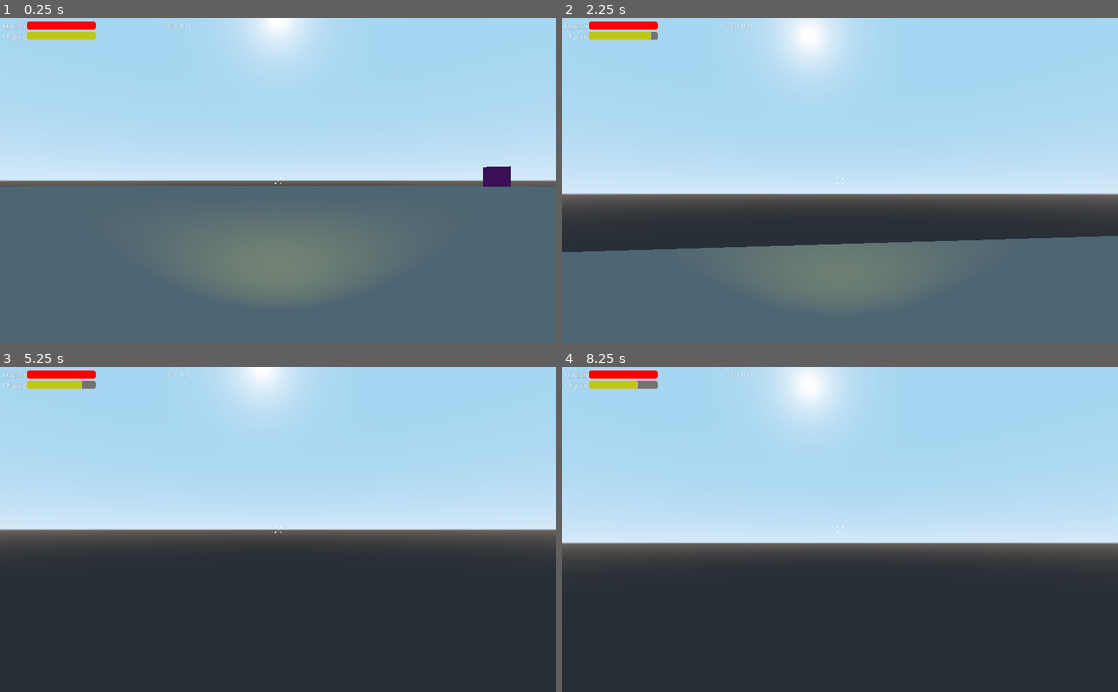
Above: before the commit, frames 1-4 (two rows, left to right).
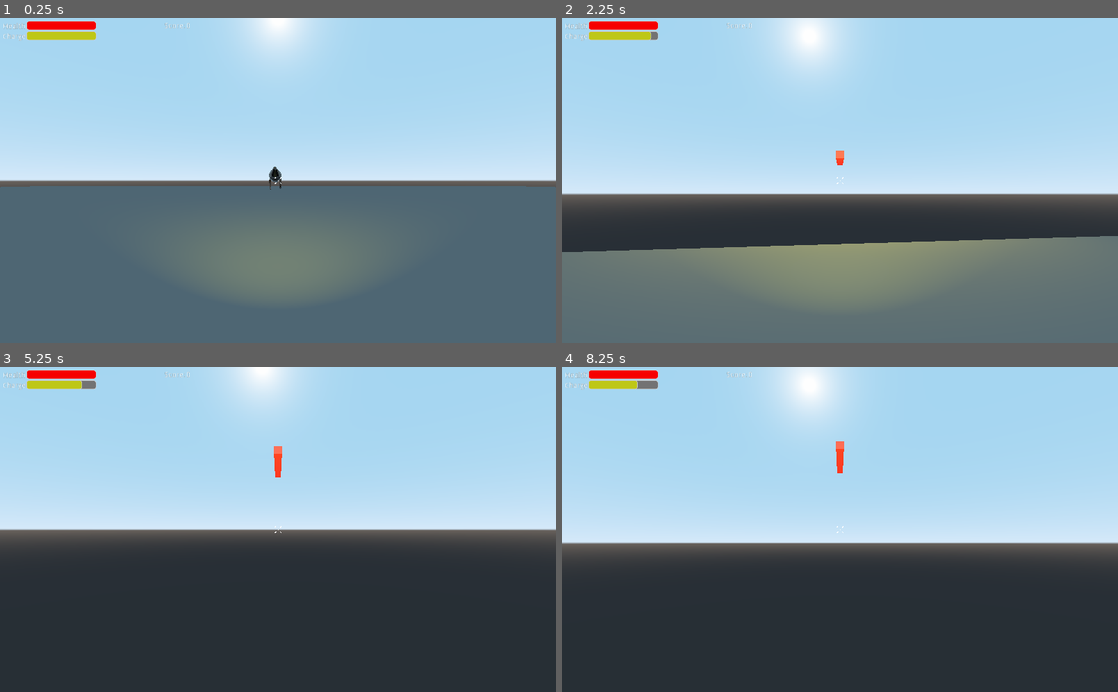
Above: after the commit, the same moments.

Repository: Bricode/BestGroupGameJam2021
Game: Godot game, scene res://Levels/TestingLasersLevel.tscn
The game is run twice, just before and just after one commit, with the same random seed, the same clock (stepped at 60 frames per second) and the same inputs. This scene is started directly instead of the project's main scene.
Inputs (mouse positions are in pixels of both pictures, inside the frame that each line leads up to):
- Up to frame 1 (0.25 s): no input
- Up to frame 2 (2.25 s): move the mouse to (867, 180) at 0.52 s; hold W (move_forward) from 0.53 s (still down); tap B (b) at 0.6, 1.35 s; tap Space (jump) at 0.77, 1.52 s; move the mouse to (812, 180) at 1.27 s; move the mouse to (851, 174) at 2.02 s; press the mouse at (851, 174) at 2.03 s
- Up to frame 3 (5.25 s): keep holding W (move_forward); tap B (b) at 2.3, 3.05, 3.6, 4.35 s; tap Enter at 2.75, 4.25 s; move the mouse to (272, 536) at 2.77 s; release the mouse at (272, 536) at 2.78 s; tap Shift (sprint) at 2.85 s; tap Space (jump) at 3.02, 3.5, 3.77, 4.52, 5 s; move the mouse to (316, 532) at 3.52 s; move the mouse to (233, 526) at 4.27 s; move the mouse to (283, 529) at 5.02 s; press the mouse at (283, 529) at 5.03 s
- Up to frame 4 (8.25 s): tap B (b) at 5.3, 6.05, 6.6, 7.35 s; tap Enter at 5.75 s; move the mouse to (817, 523) at 5.77 s; release W (move_forward) at 5.78 s; release the mouse at (817, 523) at 5.78 s; hold D (move_right) 5.78-6.53 s; tap Shift (sprint) at 5.85 s; tap Space (jump) at 6.02, 6.5, 6.77, 7.52 s; move the mouse to (867, 529) at 6.52 s; hold W (move_forward) from 6.53 s (still down); move the mouse to (812, 529) at 7.27 s; move the mouse to (851, 523) at 8.02 s; press the mouse at (851, 523) at 8.03 s

The runs differ from the first frame. In frame 1, 0.4% of the frame differs, in the area x 48-92%, y 45-53%; in frame 2, 8.9%, in the area x 3-98%, y 40-83%; in frame 3, 0.1%; in frame 4, 0.1%.
Error before the commit: Attempt to call function 'add_child' in base 'null instance' on a null instance. (res://Player/Player.gd:65)

Commit message:
Emu Model and Animation

Diff:
--- a/BestGroupGameJam2021/BlenderModels/EMU/EMU.tscn
+++ b/BestGroupGameJam2021/BlenderModels/EMU/EMU.tscn
@@ -536,6 +536,7 @@
 material/2 = null
 
 [node name="AnimationPlayer" type="AnimationPlayer" parent="."]
-"anims/EMUEMU attack " = SubResource( 4 )
+playback_speed = 2.0
+"anims/EMUEMU attack " = SubResource( 3 )
 "anims/EMURunning " = ExtResource( 6 )
-"anims/Running Attack" = SubResource( 5 )
+"anims/Running Attack" = SubResource( 4 )
--- a/BestGroupGameJam2021/Enemy/Emu.gd
+++ b/BestGroupGameJam2021/Enemy/Emu.gd
@@ -5,7 +5,7 @@
 # var a = 2
 # var b = "text"
 onready var player = get_parent().get_parent().get_node("Player")
-var speed = 200
+var speed = 250
 # Called when the node enters the scene tree for the first time.
 func _ready():
 	pass # Replace with function body.
--- a/BestGroupGameJam2021/Enemy/Emu.tscn
+++ b/BestGroupGameJam2021/Enemy/Emu.tscn
@@ -1,17 +1,17 @@
 [gd_scene load_steps=4 format=2]
 
 [ext_resource path="res://Enemy/Emu.gd" type="Script" id=1]
-
-[sub_resource type="CubeMesh" id=1]
+[ext_resource path="res://BlenderModels/EMU/EMU.tscn" type="PackedScene" id=2]
 
 [sub_resource type="BoxShape" id=2]
+extents = Vector3( 1, 0.719894, 0.84879 )
 
 [node name="Emu" type="KinematicBody"]
 script = ExtResource( 1 )
 
-[node name="MeshInstance" type="MeshInstance" parent="."]
-mesh = SubResource( 1 )
-material/0 = null
+[node name="CollisionShape" type="CollisionShape" parent="."]
+transform = Transform( 1, 0, 0, 0, 1, 0, 0, 0, 1, 0, 0.598512, 0.346862 )
+shape = SubResource( 2 )
 
-[node name="CollisionShape" type="CollisionShape" parent="."]
-shape = SubResource( 2 )
+[node name="EMU" parent="." instance=ExtResource( 2 )]
+transform = Transform( -0.25, 0, -2.18557e-08, 0, 0.25, 0, 2.18557e-08, 0, -0.25, 0, 0, 1 )
--- a/BestGroupGameJam2021/Levels/TestingLasersLevel.tscn
+++ b/BestGroupGameJam2021/Levels/TestingLasersLevel.tscn
@@ -1,7 +1,8 @@
-[gd_scene load_steps=5 format=2]
+[gd_scene load_steps=6 format=2]
 
 [ext_resource path="res://Enemy/Rhino.tscn" type="PackedScene" id=1]
 [ext_resource path="res://Player/Player.tscn" type="PackedScene" id=2]
+[ext_resource path="res://Enemy/Emu.tscn" type="PackedScene" id=3]
 
 [sub_resource type="PlaneMesh" id=1]
 
@@ -25,5 +26,10 @@
 
 [node name="Node" type="Node" parent="."]
 
+[node name="Emu" parent="Node" instance=ExtResource( 3 )]
+transform = Transform( -1, 0, -8.74228e-08, 0, 1, 0, 8.74228e-08, 0, -1, 0, 0.601966, -17.5766 )
+
 [node name="Rhino" parent="Node" instance=ExtResource( 1 )]
-transform = Transform( 1, 0, 0, 0, 1, 0, 0, 0, 1, 23.449, 1.117, -24.938 )
+transform = Transform( 1, 0, 0, 0, 1, 0, 0, 0, 1, -6.18903, 0, -15.6064 )
+
+[node name="Lazers" type="Node" parent="."]
Not shown: 2 places in BestGroupGameJam2021/BlenderModels/EMU/EMU.tscn that only renumber resources
Not shown: 1 places in BestGroupGameJam2021/Enemy/Rhino.tscn that only renumber resources
